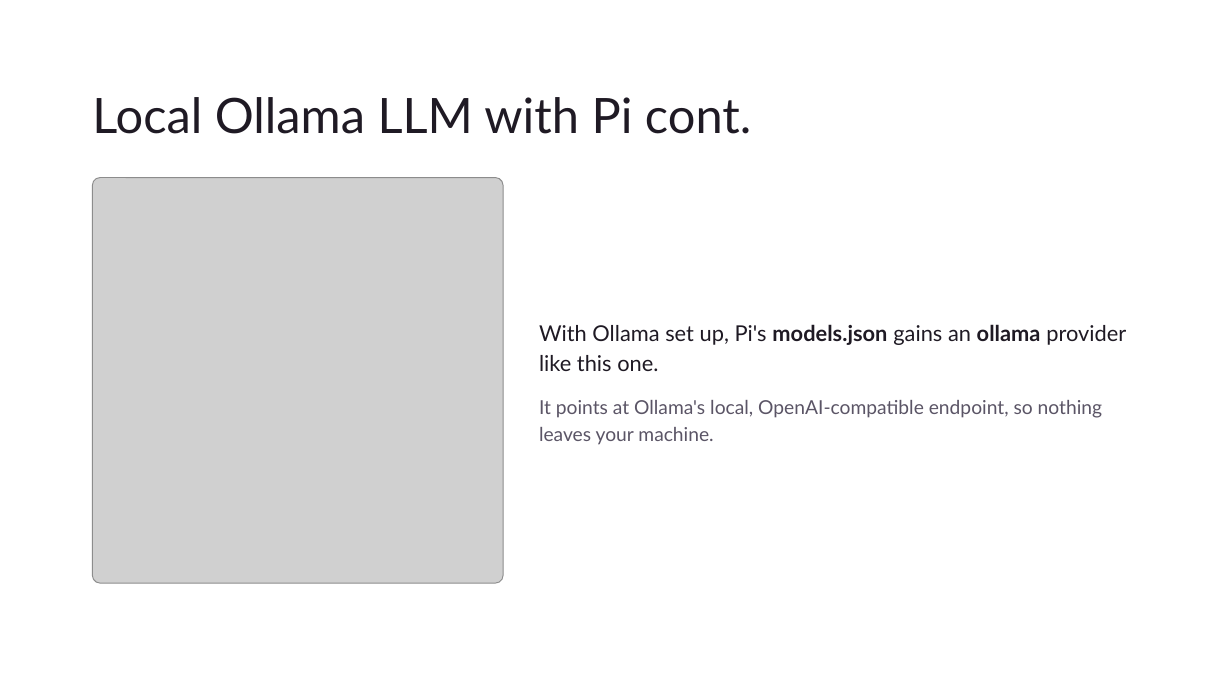
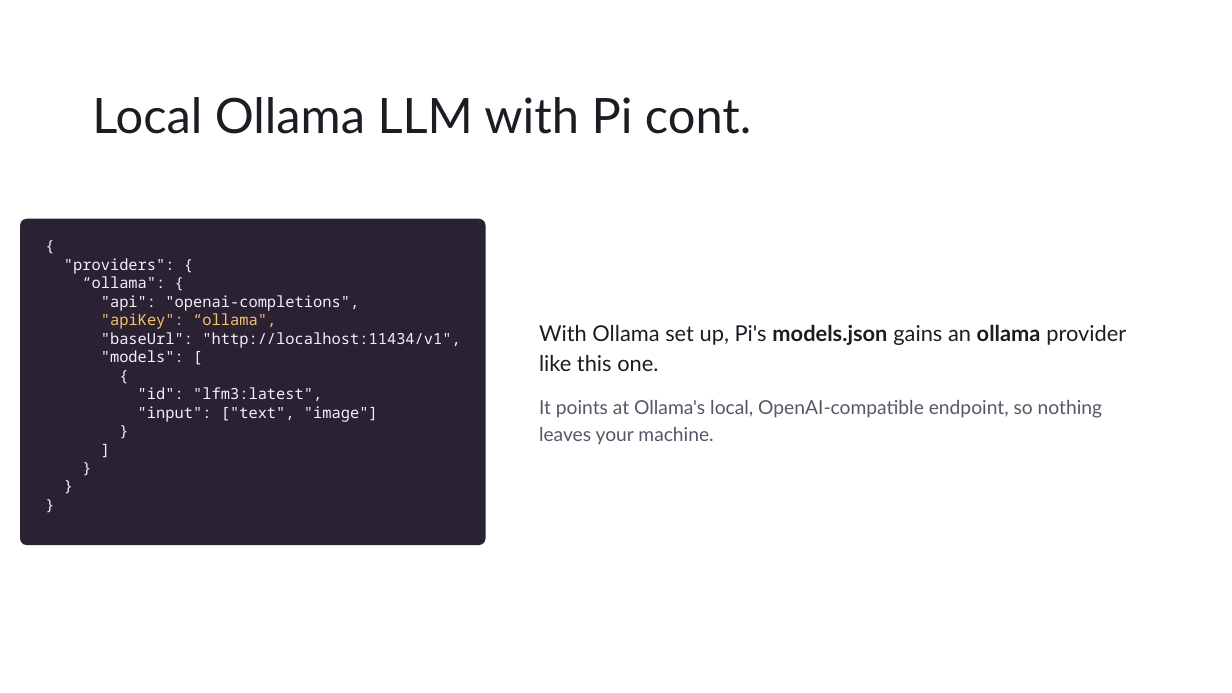
Before and after one commit to sawyerb-ksu/heartland-ai-symposium-pi, a slide deck: slide 7 of PresentationSlides.pptx (slide 8 before the commit). Drawn at 1232x693 pixels with LibreOffice and Linux fonts; fonts in the diff are those of the drawing; grey boxes stand for pictures; background and template pictures are left out. Boxes give left, top, right and bottom in pixels: in the first picture for what was removed or moved away, otherwise in the second. Text is boxed around its words. In the diff, an @@ line names an element or a change of style, - is before the commit and + after.

```diff
--- a/PresentationSlides.pptx
+++ b/PresentationSlides.pptx
@@ picture removed at (92,177,503,583) @@
@@ rounded rectangle added at (20,219,486,545), fill #2A2133, 12 pt, text #F3EFF8 @@
+{
+"providers": {
+“ollama": {
+"api": "openai-completions",
+"apiKey": “ollama",
+"baseUrl": "http://localhost:11434/v1",
+"models": [
+{
+"id": "lfm3:latest",
+"input": ["text", "image"]
+}
+]
+}
+}
+}
```
Also in this commit, not shown: 2 other slides changed, 2 slides added, 1 slide removed.
